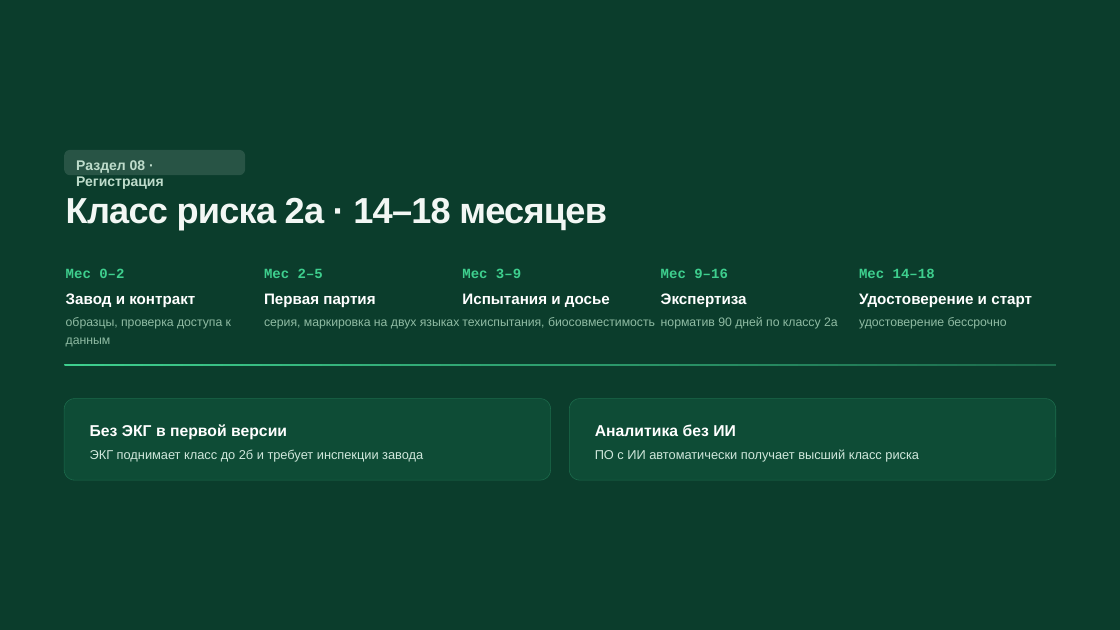
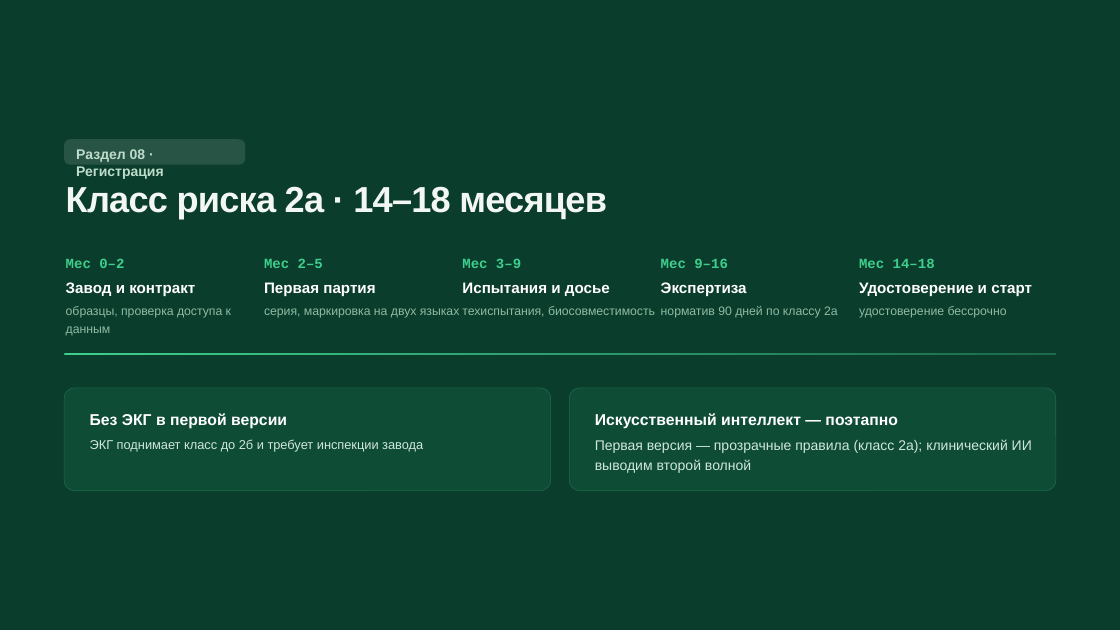
Before and after one commit to Beibute/damumed-band, a slide deck: slide 14 of files/damumed-band-prezentaciya.pptx. Drawn at 1120x630 pixels with LibreOffice and Linux fonts; fonts in the diff are those of the drawing. Boxes give left, top, right and bottom in pixels: in the first picture for what was removed or moved away, otherwise in the second. Text is boxed around its words. In the diff, an @@ line names an element or a change of style, - is before the commit and + after.

Commit message:
Новая версия презентации от владельца

```diff
--- a/files/damumed-band-prezentaciya.pptx
+++ b/files/damumed-band-prezentaciya.pptx
@@ 19 texts, 2 rounded rectangles: place and size @@
-19 texts, 2 rounded rectangles at [64, 150, 1056, 462]
+19 texts, 2 rounded rectangles at [64, 139, 1056, 451]
@@ rounded rectangle: place and size @@
-rounded rectangle at [64, 399, 551, 480]
+rounded rectangle at [64, 388, 551, 491]
@@ rounded rectangle at [64, 388, 551, 491]: proportions changed @@
@@ rounded rectangle at [570, 388, 1056, 491]: proportions changed @@
@@ rounded rectangle: place and size @@
-rounded rectangle at [570, 399, 1056, 480]
+rounded rectangle at [570, 388, 1056, 491]
@@ text at [595, 413, 898, 429]: text changed @@
-Аналитика без ИИ
+Искусственный интеллект — поэтапно
@@ text at [595, 439, 1032, 473]: text changed; size 16.5 to 18 pt @@
-ПО с ИИ автоматически получает высший класс риска
+Первая версия — прозрачные правила (класс 2а); клинический ИИ выводим второй волной
```
Also in this commit, not shown: 11 other slides changed.
